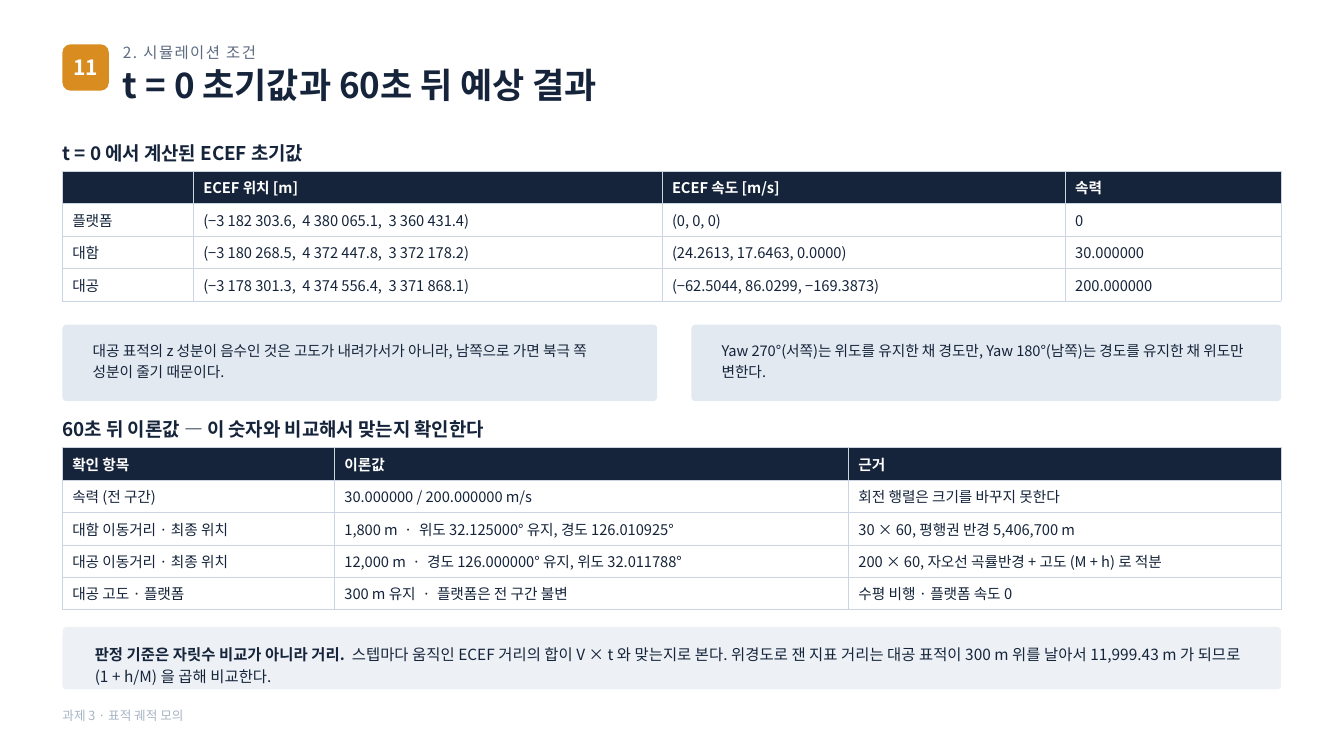
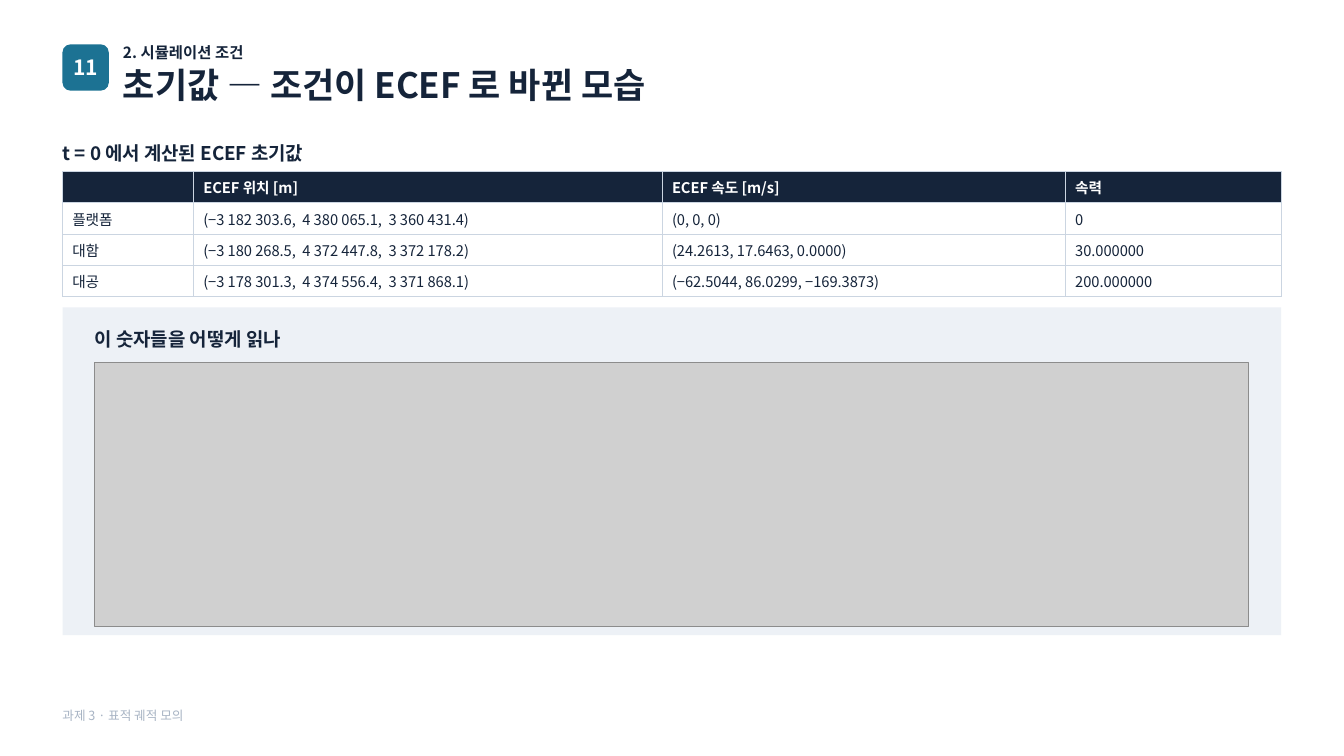
Before and after one commit to harley-hwan/radar-sw-study, a slide deck: slide 13 of Part3_TargetSim/ref/과제3_구현방법_시뮬레이션조건.pptx (slide 12 before the commit). Drawn at 1344x756 pixels with LibreOffice and Linux fonts; fonts in the diff are those of the drawing; grey boxes stand for pictures. Boxes give left, top, right and bottom in pixels: in the first picture for what was removed or moved away, otherwise in the second. Text is boxed around its words. In the diff, an @@ line names an element or a change of style, - is before the commit and + after.

```diff
--- a/Part3_TargetSim/ref/과제3_구현방법_시뮬레이션조건.pptx
+++ b/Part3_TargetSim/ref/과제3_구현방법_시뮬레이션조건.pptx
@@ rounded rectangle at bbox=[63, 44, 109, 91]: fill #D98C1F to #1C7293 @@
@@ text "2. 시뮬레이션 조건" at bbox=[123, 45, 243, 60]: text colour #5C6B80 to #15243A, letter spacing 1 to 0 pt, bold on @@
@@ text at bbox=[123, 68, 645, 101]: text changed @@
-t = 0 초기값과 60초 뒤 예상 결과
+초기값 — 조건이 ECEF 로 바뀐 모습
@@ rounded rectangle removed at bbox=[63, 325, 657, 401] @@
@@ rectangle added at bbox=[63, 308, 1281, 635], fill #EDF1F6 @@
@@ text "이 숫자들을 어떻게 읽나" at bbox=[95, 330, 281, 348]: vertical alignment top to middle @@
@@ rounded rectangle removed at bbox=[692, 325, 1281, 401] @@
@@ text at bbox=[95, 330, 281, 348]: text changed; size 10.5 to 13.5 pt; bold on @@
-대공 표적의 z 성분이 음수인 것은 고도가 내려가서가 아니라, 남쪽으로 가면 북극 쪽 성분이 줄기 때문이다.
+이 숫자들을 어떻게 읽나
@@ text removed at bbox=[722, 344, 1243, 378] @@
-Yaw 270°(서쪽)는 위도를 유지한 채 경도만, Yaw 180°(남쪽)는 경도를 유지한 채 위도만 변한다.
@@ picture added at bbox=[95, 363, 1249, 627] @@
@@ text removed at bbox=[63, 420, 484, 438] @@
-60초 뒤 이론값 — 이 숫자와 비교해서 맞는지 확인한다
@@ table removed at bbox=[63, 448, 1281, 604], 5 rows, 3 columns @@
-확인 항목 | 이론값 | 근거
-속력 (전 구간) | 30.000000 / 200.000000 m/s | 회전 행렬은 크기를 바꾸지 못한다
-대함 이동거리 · 최종 위치 | 1,800 m · 위도 32.125000° 유지, 경도 126.010925° | 30 × 60, 평행권 반경 5,406,700 m
-대공 이동거리 · 최종 위치 | 12,000 m · 경도 126.000000° 유지, 위도 32.011788° | 200 × 60, 자오선 곡률반경 + 고도 (M + h) 로 적분
-대공 고도 · 플랫폼 | 300 m 유지 · 플랫폼은 전 구간 불변 | 수평 비행 · 플랫폼 속도 0
@@ rounded rectangle removed at bbox=[63, 627, 1281, 690] @@
@@ text removed at bbox=[95, 647, 1241, 685] @@
-판정 기준은 자릿수 비교가 아니라 거리. 스텝마다 움직인 ECEF 거리의 합이 V × t 와 맞는지로 본다. 위경도로 잰 지표 거리는 대공 표적이 300 m 위를 날아서 11,999.43 m 가 되므로 (1 + h/M) 을 곱해 비교한다.
```
Also in this commit, not shown: 12 other slides changed, 4 slides added, 43 other files.
